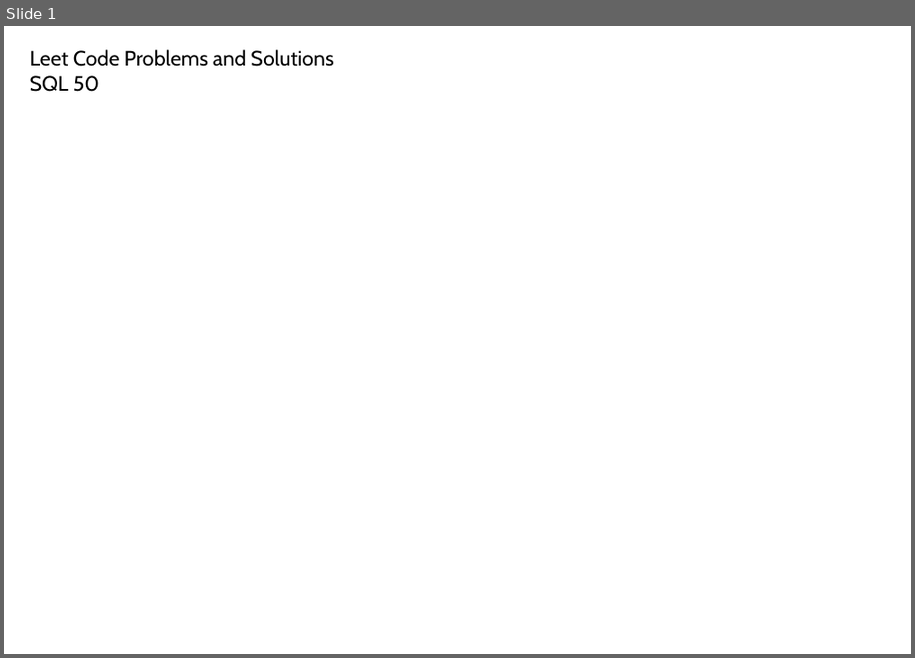
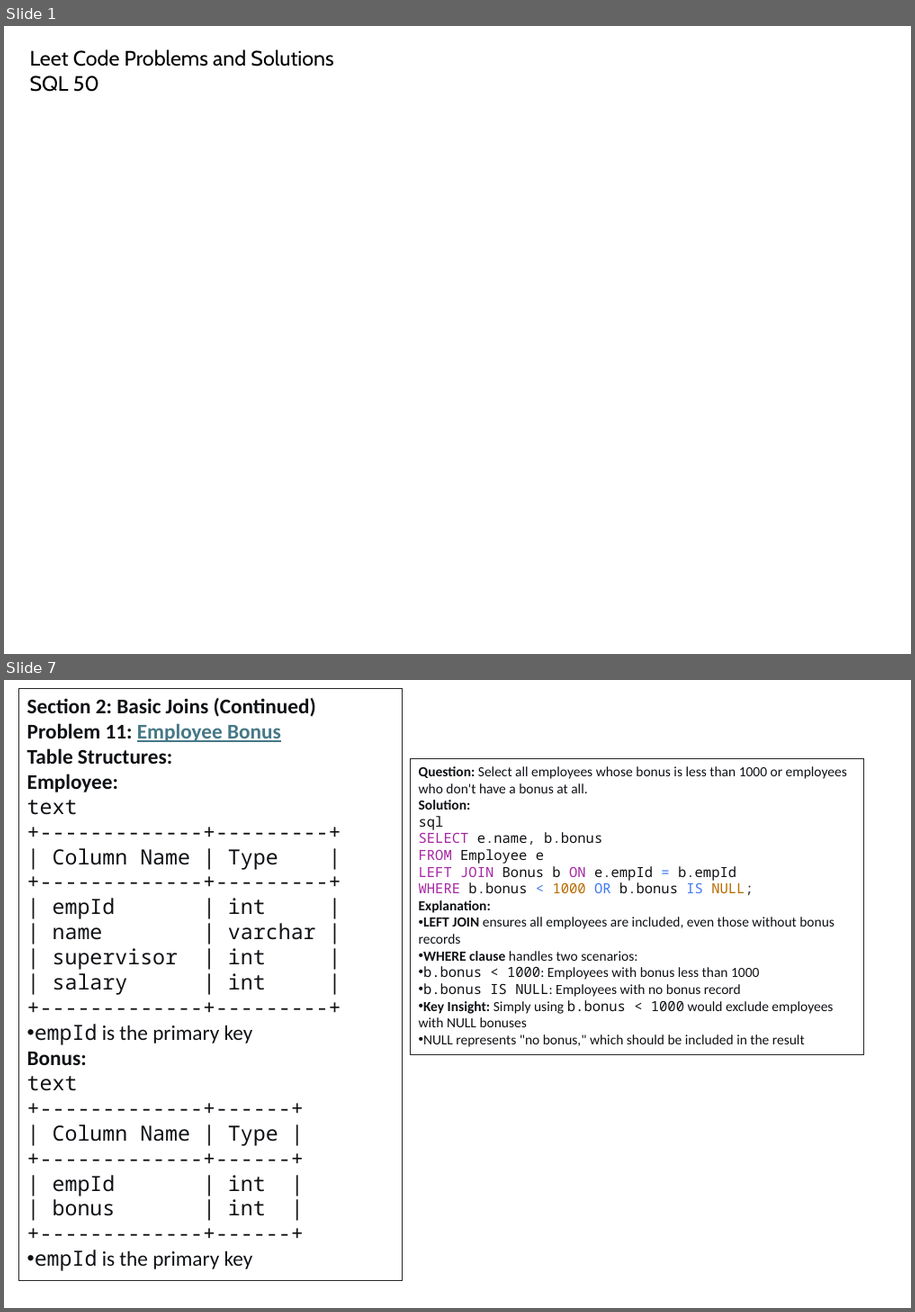
Before and after one commit to umalavanya/FullStackDevelopement_JavaSpring_SQL_ReactProjects, a slide deck: UmaTeachingMaterial/SQL/SQL-50-LeetCode.pptx. Shown one above the other, each under a label of ours: slide 1 before the commit, slides 1 and 7 after it; the slides between them are not shown. The pictures are 915x658 and 915x1312 pixels, drawn with LibreOffice and Linux fonts; fonts in the diff are those of the drawing. Boxes give left, top, right and bottom in pixels: in the first picture for what was removed or moved away, otherwise in the second. Text is boxed around its words. In the diff, an @@ line names an element or a change of style, - is before the commit and + after.

```diff
--- a/UmaTeachingMaterial/SQL/SQL-50-LeetCode.pptx
+++ b/UmaTeachingMaterial/SQL/SQL-50-LeetCode.pptx
@@ slide 7 added at (4, 680, 911, 1308), background #FFFFFF @@
@@ rectangle added at (19, 688, 403, 1280), outline #262626 0.75 pt, 18 pt, text #0F1115 @@
+Section 2: Basic Joins (Continued)
+Problem 11: Employee Bonus
+Table Structures:
+Employee:
+text
++-------------+---------+
+| Column Name | Type |
++-------------+---------+
+| empId | int |
+| name | varchar |
+| supervisor | int |
+| salary | int |
++-------------+---------+
+• empId is the primary key
+Bonus:
+text
++-------------+------+
+| Column Name | Type |
++-------------+------+
+| empId | int |
+| bonus | int |
++-------------+------+
+• empId is the primary key
@@ rectangle added at (410, 758, 864, 1054), outline #262626 0.75 pt, 12 pt, text #0F1115 @@
+Question: Select all employees whose bonus is less than 1000 or employees who don't have a bonus at all.
+Solution:
+sql
+SELECT e.name, b.bonus
+FROM Employee e
+LEFT JOIN Bonus b ON e.empId = b.empId
+WHERE b.bonus < 1000 OR b.bonus IS NULL;
+Explanation:
+• LEFT JOIN ensures all employees are included, even those without bonus records
+• WHERE clause handles two scenarios:
+  • b.bonus < 1000: Employees with bonus less than 1000
+  • b.bonus IS NULL: Employees with no bonus record
+• Key Insight: Simply using b.bonus < 1000 would exclude employees with NULL bonuses
+• NULL represents "no bonus," which should be included in the result
```
Also in this commit, not shown: 8 slides changed, 69 slides removed, 2 other files.
